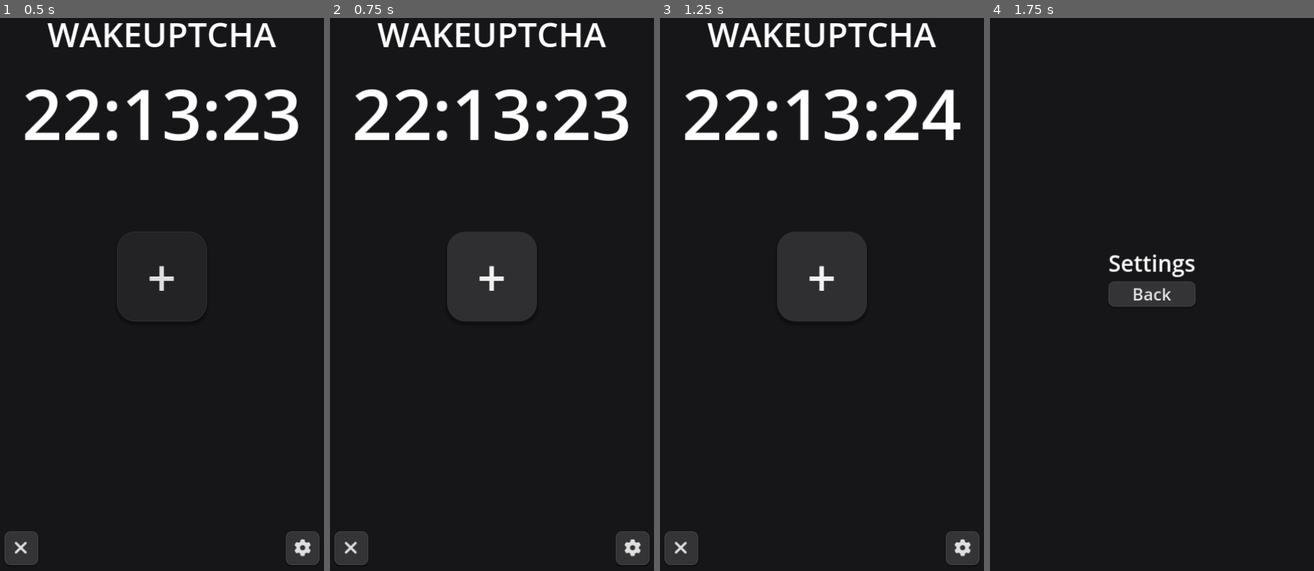
Above: before the commit, frames 1-4 (left to right).
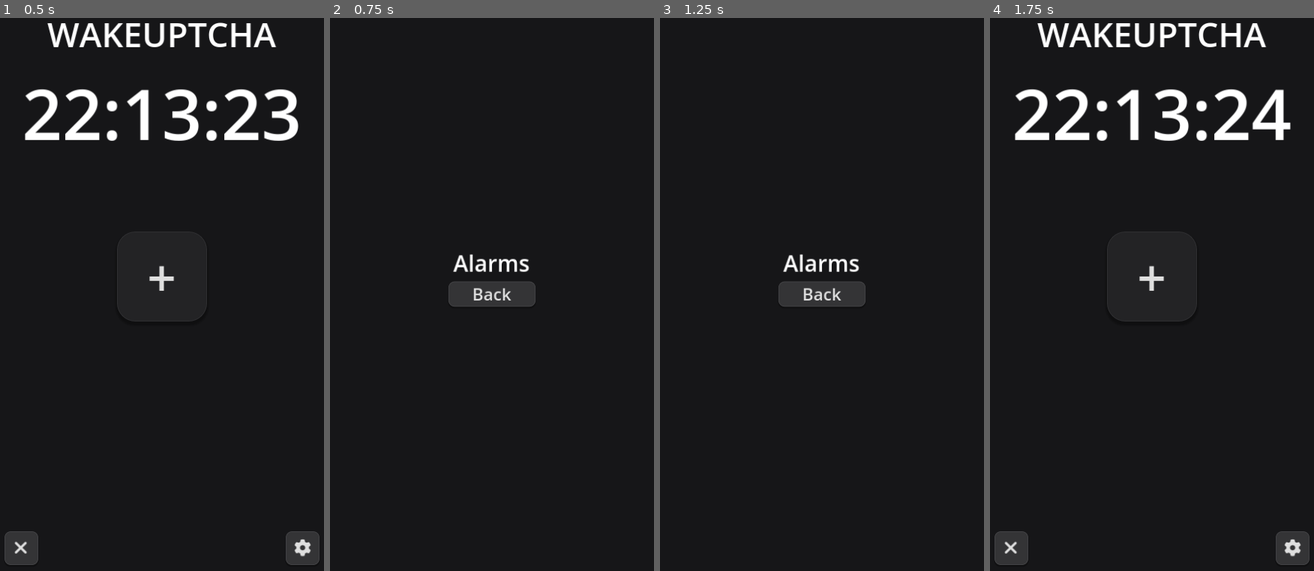
Above: after the commit, the same moments.

Repository: IrregularCelery/wakeuptcha
Game: Godot game, scene res://scenes/main.tscn
Same seed, same stepped clock (60 frames per second), same inputs: the game is played once before the commit and once after it.
Inputs:
- Up to frame 1 (0.5 s): no input
- Up to frame 2 (0.75 s): click "+" at 0.5 s
- Up to frame 3 (1.25 s): no input
- Up to frame 4 (1.75 s): click "" (after the commit: "Back") at 1.25 s

Frame 1 is identical in both runs. In frame 2, 8.8% of the frame differs, in the area x 1-99%, y 0-99%; in frame 3, 8.8%; in frame 4, 6.5%.

Commit message:
Create `Alarms` view

Diff:
--- /dev/null
+++ b/scenes/views/alarms.tscn
@@ -0,0 +1,54 @@
+[gd_scene load_steps=3 format=3 uid="uid://c0aojm81elg1a"]
+
+[ext_resource type="Theme" uid="uid://cvlmw0fs1i8bw" path="res://themes/default_theme.tres" id="1_a1hxi"]
+
+[sub_resource type="GDScript" id="GDScript_3mvsr"]
+script/source = "extends Control
+
+# Signals
+
+func _on_button_pressed() -> void:
+	ViewManager.switch_to_view(\"home\")
+"
+
+[node name="Settings" type="Control"]
+layout_mode = 3
+anchors_preset = 8
+anchor_left = 0.5
+anchor_top = 0.5
+anchor_right = 0.5
+anchor_bottom = 0.5
+offset_left = -240.0
+offset_top = -427.0
+offset_right = 240.0
+offset_bottom = 427.0
+grow_horizontal = 2
+grow_vertical = 2
+theme = ExtResource("1_a1hxi")
+script = SubResource("GDScript_3mvsr")
+
+[node name="VBoxContainer" type="VBoxContainer" parent="."]
+layout_mode = 1
+anchors_preset = 8
+anchor_left = 0.5
+anchor_top = 0.5
+anchor_right = 0.5
+anchor_bottom = 0.5
+offset_left = -62.0
+offset_top = -40.0
+offset_right = 62.0
+offset_bottom = 40.0
+grow_horizontal = 2
+grow_vertical = 2
+
+[node name="Label" type="Label" parent="VBoxContainer"]
+layout_mode = 2
+size_flags_horizontal = 4
+theme_override_font_sizes/font_size = 32
+text = "Alarms"
+
+[node name="Button" type="Button" parent="VBoxContainer"]
+layout_mode = 2
+text = "Back"
+
+[connection signal="pressed" from="VBoxContainer/Button" to="." method="_on_button_pressed"]
--- a/scenes/views/home.tscn
+++ b/scenes/views/home.tscn
@@ -7,7 +7,11 @@
 
 # Signals
 
-func _on_button_pressed() -> void:
+func _on_alarms_button_pressed() -> void:
+	ViewManager.switch_to_view(\"alarms\")
+
+
+func _on_settings_button_pressed() -> void:
 	ViewManager.switch_to_view(\"settings\")
 "
 
@@ -210,4 +214,5 @@
 text = "12:34:56"
 script = SubResource("GDScript_u1gyp")
 
-[connection signal="pressed" from="SettingsButton" to="." method="_on_button_pressed"]
+[connection signal="pressed" from="AlarmsButton" to="." method="_on_alarms_button_pressed"]
+[connection signal="pressed" from="SettingsButton" to="." method="_on_settings_button_pressed"]
--- a/scripts/app.gd
+++ b/scripts/app.gd
@@ -18,6 +18,7 @@
 	})
 	ViewManager.preload_views({
 		"home": "res://scenes/views/home.tscn",
+		"alarms": "res://scenes/views/alarms.tscn",
 		"settings": "res://scenes/views/settings.tscn",
 	}, true)
 	ViewManager.set_default_view("home")
